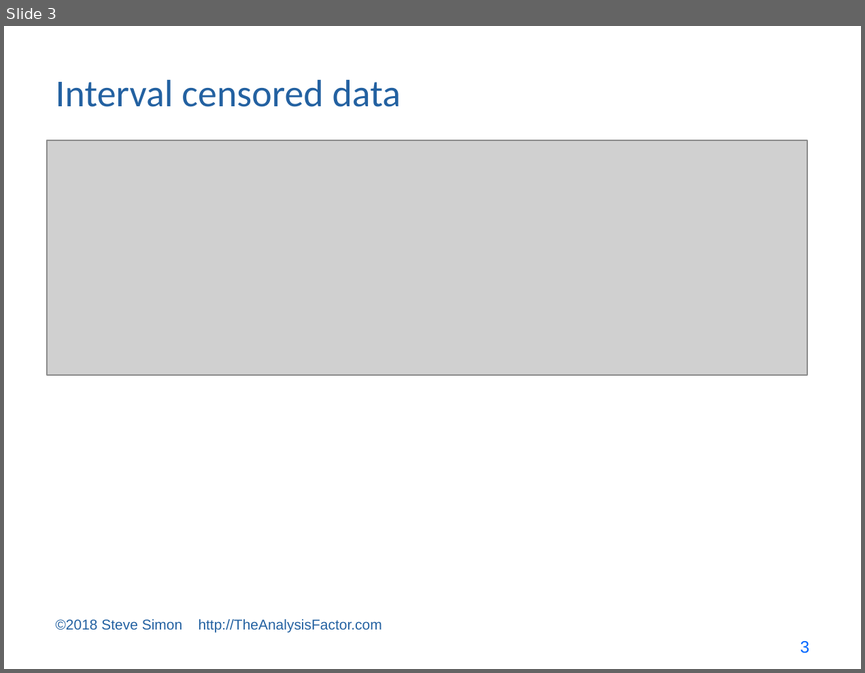
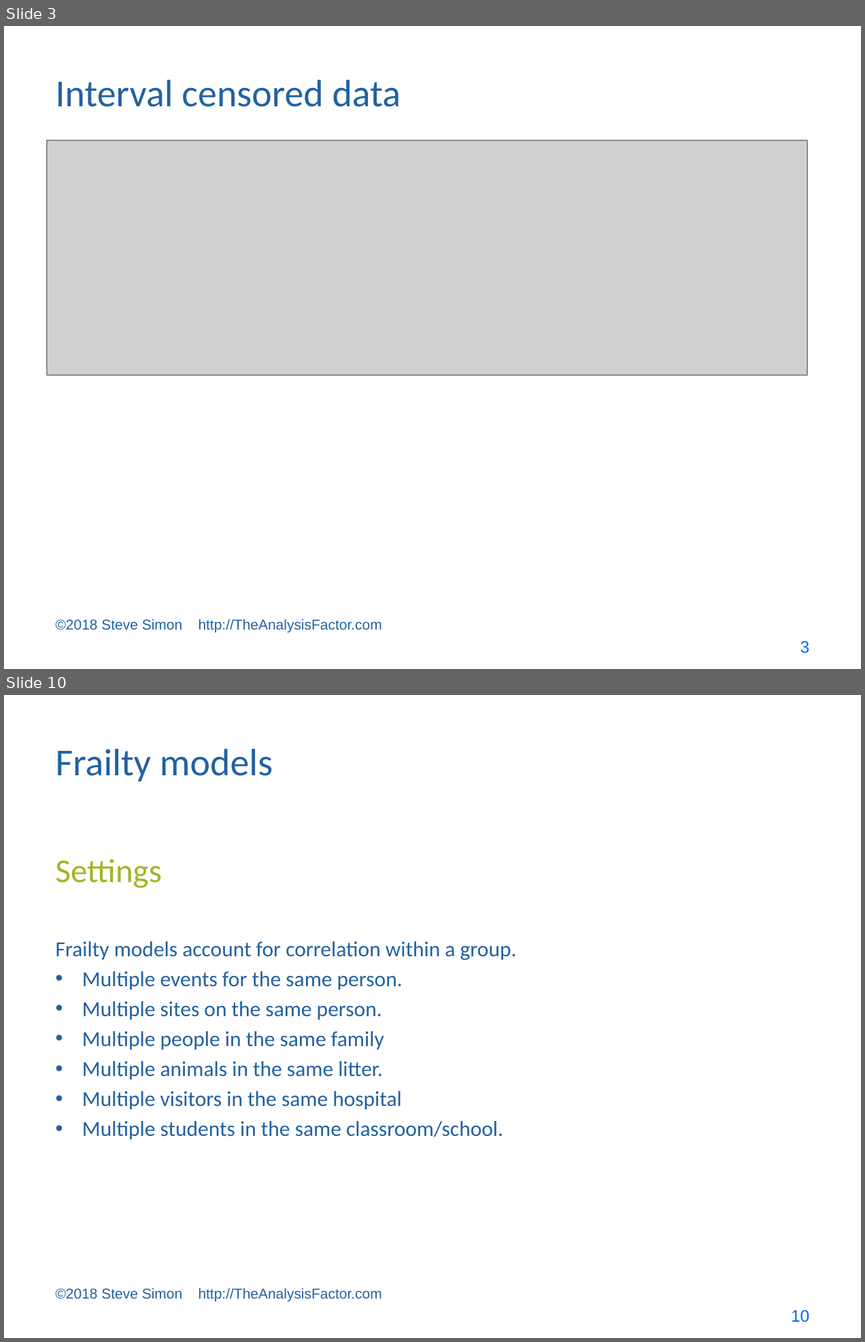
Before and after one commit to pmean/survival-models, a slide deck: bin/survival lecture 7.pptx. Shown one above the other, each under a label of ours: slide 3 before the commit, slides 3 and 10 after it; the slides between them are not shown. The pictures are 865x673 and 865x1342 pixels, drawn with LibreOffice and Linux fonts; fonts in the diff are those of the drawing; grey boxes stand for pictures. Boxes give left, top, right and bottom in pixels: in the first picture for what was removed or moved away, otherwise in the second. Text is boxed around its words. In the diff, an @@ line names an element or a change of style, - is before the commit and + after.

```diff
--- a/bin/survival lecture 7.pptx
+++ b/bin/survival lecture 7.pptx
@@ slide 10 added at <box>4,695,861,1338</box>, background #FFFFFF @@
@@ title added at <box>56,749,273,781</box>, 32 pt, text #2361A1 @@
+Frailty models
@@ text added at <box>56,859,162,888</box>, 28 pt, text #A2B525 @@
+Settings
@@ text added at <box>56,941,517,1139</box>, 18 pt, text #2361A1 @@
+Frailty models account for correlation within a group.
+• Multiple events for the same person.
+• Multiple sites on the same person.
+• Multiple people in the same family
+• Multiple animals in the same litter.
+• Multiple visitors in the same hospital
+• Multiple students in the same classroom/school.
@@ text added at <box>56,1287,382,1302</box>, 12 pt, text #2361A1 @@
+©2018 Steve Simon http://TheAnalysisFactor.com
@@ page number added at <box>791,1310,809,1322</box>, 14 pt, text #0066FF @@
+10
```
Also in this commit, not shown: 11 slides changed, 1 other slide added, 29 slides removed, 2 other files.
